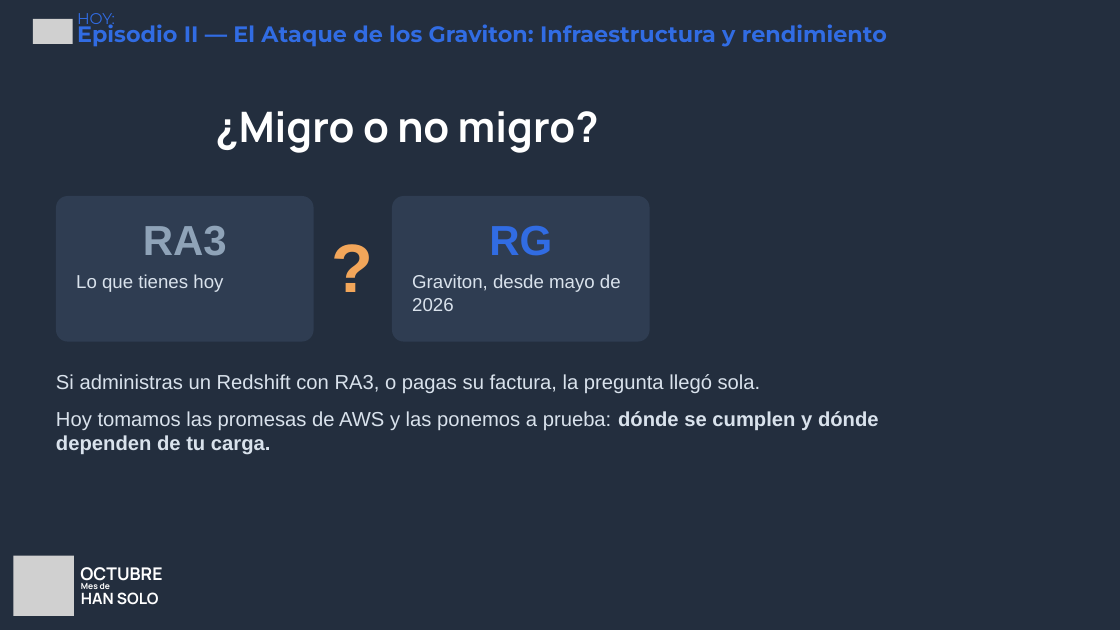
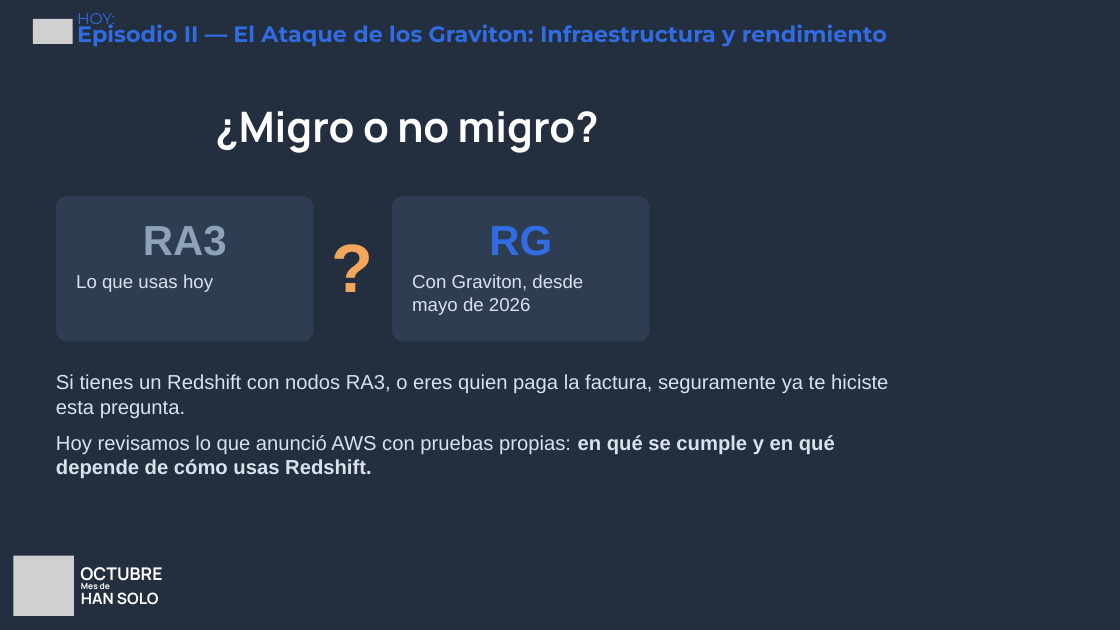
Before and after one commit to andrezc98/redshift-redemption, a slide deck: slide 4 of slides/redshift-redemption.pptx. Drawn at 1120x630 pixels with LibreOffice and Linux fonts; fonts in the diff are those of the drawing; grey boxes stand for pictures; background and template pictures are left out. Boxes give left, top, right and bottom in pixels: in the first picture for what was removed or moved away, otherwise in the second. Text is boxed around its words. In the diff, an @@ line names an element or a change of style, - is before the commit and + after.

```diff
--- a/slides/redshift-redemption.pptx
+++ b/slides/redshift-redemption.pptx
@@ text in rounded rectangle at (76, 274, 213, 292): text changed @@
-Lo que tienes hoy
+Lo que usas hoy
@@ text in rounded rectangle at (412, 274, 583, 315): text changed @@
-Graviton, desde mayo de 2026
+Con Graviton, desde mayo de 2026
@@ text at (56, 374, 888, 478): text changed @@
-Si administras un Redshift con RA3, o pagas su factura, la pregunta llegó sola.
-Hoy tomamos las promesas de AWS y las ponemos a prueba: dónde se cumplen y dónde dependen de tu carga.
+Si tienes un Redshift con nodos RA3, o eres quien paga la factura, seguramente ya te hiciste esta pregunta.
+Hoy revisamos lo que anunció AWS con pruebas propias: en qué se cumple y en qué depende de cómo usas Redshift.
```
Also in this commit, not shown: 28 other slides changed, 5 other files.
